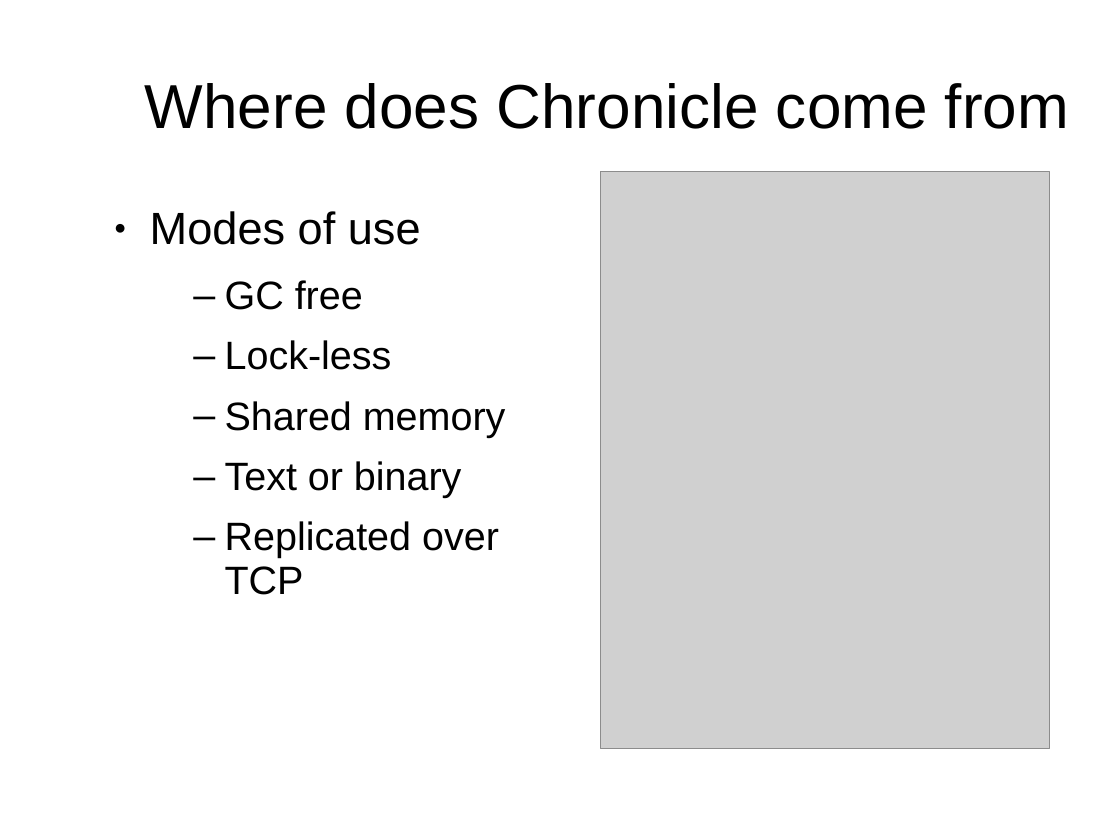
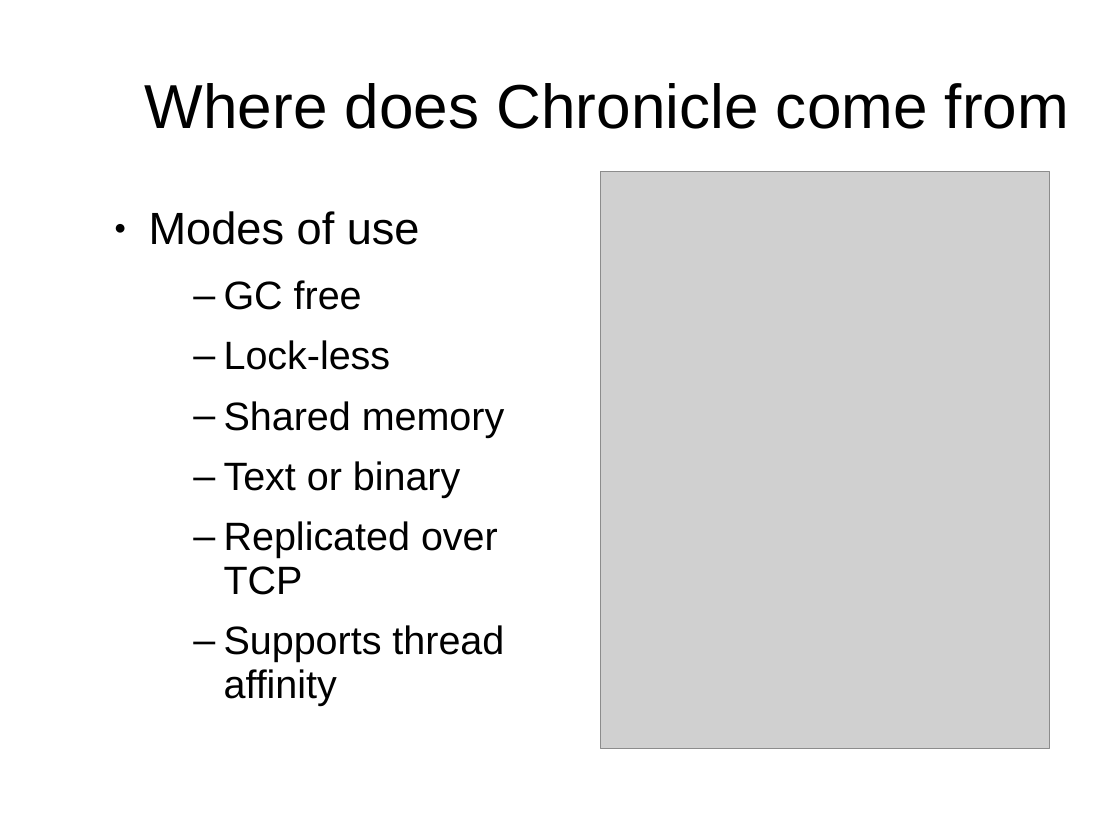
Before and after one commit to Vanilla-Java/Presentations, a slide deck: slide 6 of Introduction to Chronicle.ppt (slide 5 before the commit). Drawn at 1120x840 pixels with LibreOffice and Linux fonts; fonts in the diff are those of the drawing; grey boxes stand for pictures; background and template pictures are left out. Boxes give left, top, right and bottom in pixels: in the first picture for what was removed or moved away, otherwise in the second. Text is boxed around its words. In the diff, an @@ line names an element or a change of style, - is before the commit and + after.

```diff
--- a/Introduction to Chronicle.ppt
+++ b/Introduction to Chronicle.ppt
@@ text at <box>149,211,505,595</box>: indent changed @@
@@ text at <box>224,625,504,706</box>: paragraph added @@
+  – Supports thread affinity
```
Also in this commit, not shown: 12 other slides changed, 5 slides added, 1 slide removed, 1 other file.
